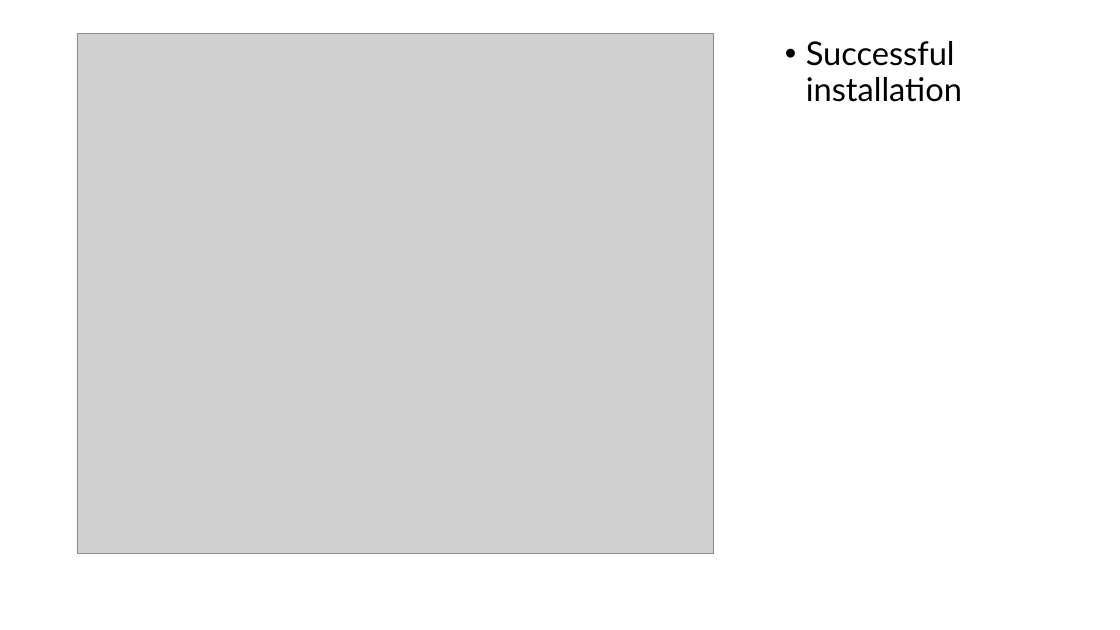
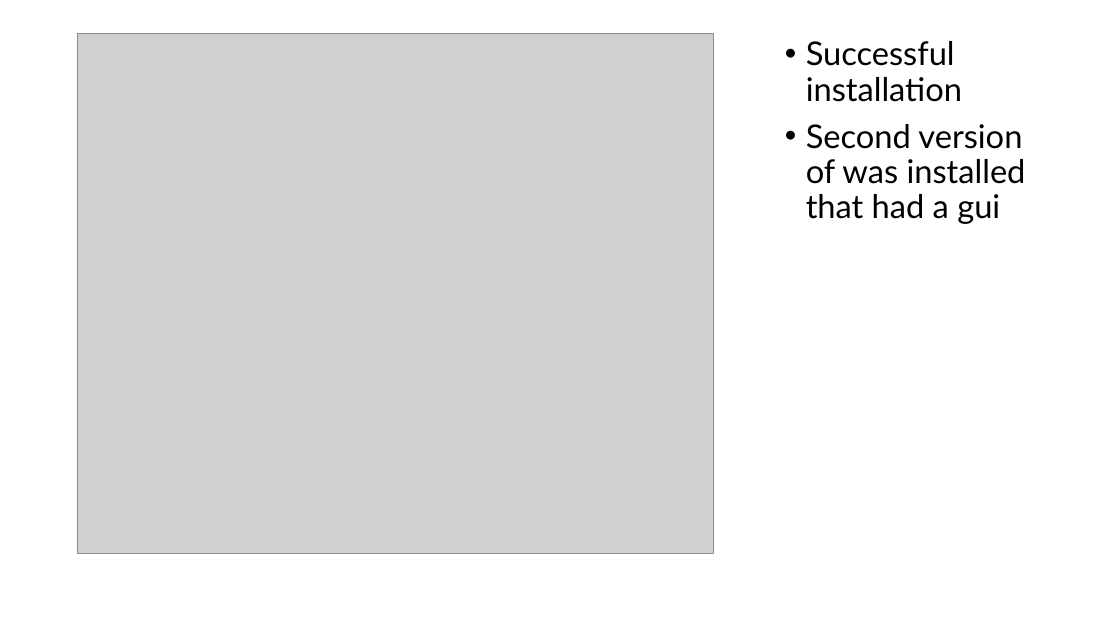
Before and after one commit to PengoPango/401IT_OperatingSystems_repos, a slide deck: slide 7 of 401_OperatingSystems/assignments/Windows Server 2022.pptx. Drawn at 1120x630 pixels with LibreOffice and Linux fonts; fonts in the diff are those of the drawing; grey boxes stand for pictures. Boxes give left, top, right and bottom in pixels: in the first picture for what was removed or moved away, otherwise in the second. Text is boxed around its words. In the diff, an @@ line names an element or a change of style, - is before the commit and + after.

```diff
--- a/401_OperatingSystems/assignments/Windows Server 2022.pptx
+++ b/401_OperatingSystems/assignments/Windows Server 2022.pptx
@@ text at (x1=806, y1=124, x2=1026, y2=224): paragraph added @@
+• Second version of was installed that had a gui
```
Also in this commit, not shown: 5 slides added, 1 slide removed, 5 other files.
